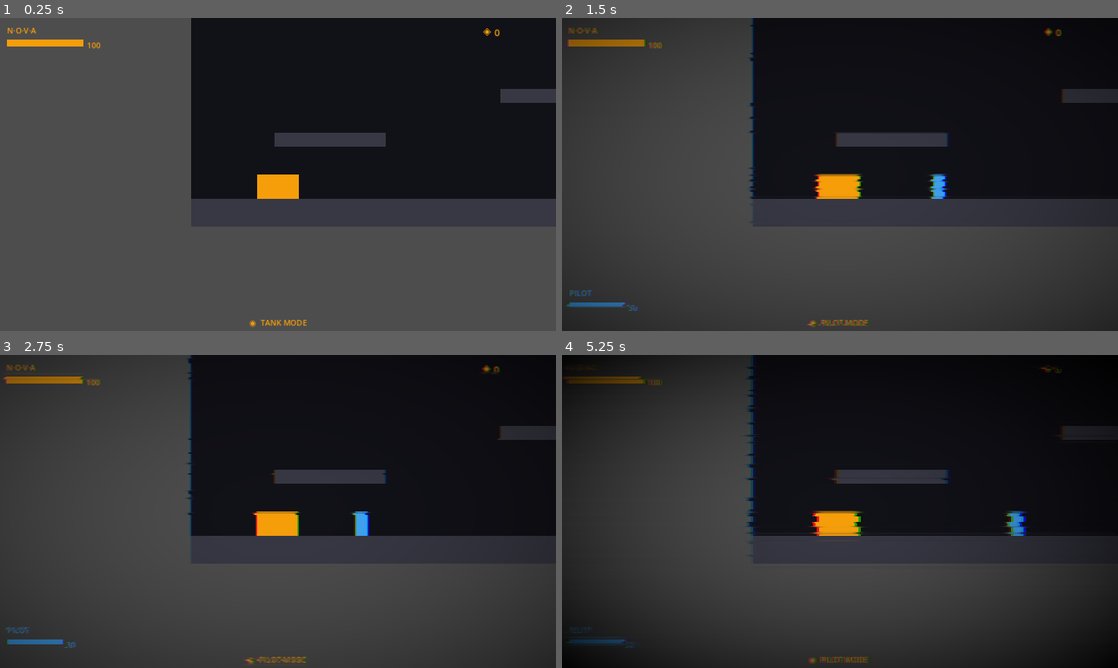
Above: before the commit, frames 1-4 (two rows, left to right).
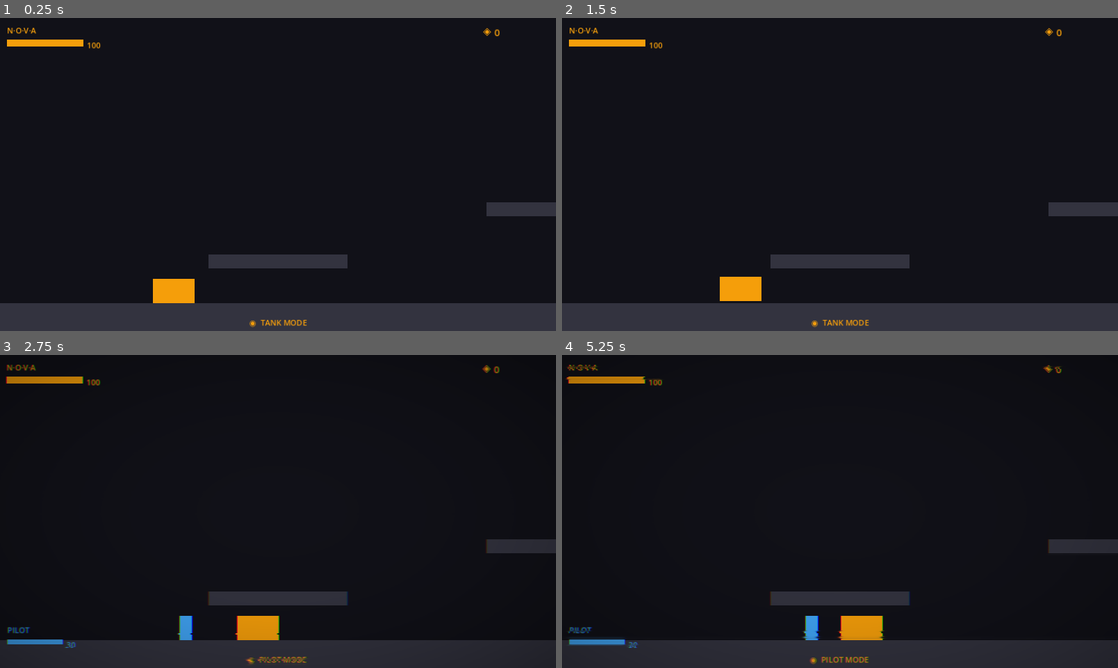
Above: after the commit, the same moments.

Repository: readycheck-studios/steeleternal
Game: Godot game, scene res://scenes/levels/TestRoom.tscn
The game is run twice, just before and just after one commit, with the same random seed, the same clock (stepped at 60 frames per second) and the same inputs.
Inputs:
- Up to frame 1 (0.25 s): no input
- Up to frame 2 (1.5 s): tap Enter at 0.5 s; hold Space (p_interact) 0.53-1.28 s; hold D (p_move_right) from 0.53 s (still down); tap W (p_jump) at 0.77 s; tap Space (p_interact) at 1.35 s
- Up to frame 3 (2.75 s): tap W (p_jump) at 1.52 s; release D (p_move_right) at 2.03 s; hold A (p_move_left) from 2.03 s (still down); hold Space (p_interact) from 2.03 s (still down)
- Up to frame 4 (5.25 s): release A (p_move_left) at 2.78 s; release Space (p_interact) at 2.78 s; hold D (p_move_right) 2.78-4.28 s; tap Space (p_interact) at 2.85, 4.35 s; tap W (p_jump) at 3.02, 3.77, 4.52 s; hold Space (p_interact) 3.53-4.28 s; hold A (p_move_left) 4.28-5.03 s; hold D (p_move_right) from 5.03 s (still down); hold Space (p_interact) from 5.03 s (still down)

The runs differ from the first frame. In frame 1, 63% of the frame differs, in the area x 0-100%, y 0-100%; in frame 2, 54%; in frame 3, 54%; in frame 4, 46%.

Commit message:
fix: expand TestRoom to 1920px, add camera limits and smoothing
- TestRoom: 1920x360 (3 screens wide), floor spans full width, 5 platforms
  distributed across room, player starts at x=200
- PlayerRoot CameraManager: limit_left/top=0, limit_right=1920,
  limit_bottom=360, position_smoothing_enabled=true at speed 6.0

Co-Authored-By: Claude Sonnet 4.6 <noreply@anthropic.com>

Diff:
--- a/godot/scenes/levels/TestRoom.tscn
+++ b/godot/scenes/levels/TestRoom.tscn
@@ -4,56 +4,37 @@
 [ext_resource type="PackedScene" path="res://scenes/ui/HUD.tscn" id="2_hud"]
 
 [sub_resource type="RectangleShape2D" id="RectangleShape2D_floor"]
-size = Vector2(640, 32)
+size = Vector2(1920, 32)
 
 [sub_resource type="RectangleShape2D" id="RectangleShape2D_platform"]
-size = Vector2(128, 16)
+size = Vector2(160, 16)
 
 [sub_resource type="RectangleShape2D" id="RectangleShape2D_wall"]
 size = Vector2(16, 360)
 
 [node name="TestRoom" type="Node2D"]
 
+; Dark background spanning full room width
 [node name="Background" type="Polygon2D" parent="."]
-polygon = PackedVector2Array(0, 0, 640, 0, 640, 360, 0, 360)
+polygon = PackedVector2Array(0, 0, 1920, 0, 1920, 360, 0, 360)
 color = Color(0.067, 0.067, 0.098, 1.0)
 z_index = -10
 
 [node name="WorldGeometry" type="Node2D" parent="."]
 
+; Floor
 [node name="Floor" type="StaticBody2D" parent="WorldGeometry"]
 collision_layer = 1
-position = Vector2(320, 344)
+position = Vector2(960, 344)
 
 [node name="CollisionShape2D" type="CollisionShape2D" parent="WorldGeometry/Floor"]
 shape = SubResource("RectangleShape2D_floor")
 
 [node name="Visual" type="Polygon2D" parent="WorldGeometry/Floor"]
-polygon = PackedVector2Array(-320, -16, 320, -16, 320, 16, -320, 16)
-color = Color(0.220, 0.220, 0.270, 1.0)
+polygon = PackedVector2Array(-960, -16, 960, -16, 960, 16, -960, 16)
+color = Color(0.200, 0.200, 0.250, 1.0)
 
-[node name="PlatformA" type="StaticBody2D" parent="WorldGeometry"]
-collision_layer = 1
-position = Vector2(160, 260)
-
-[node name="CollisionShape2D" type="CollisionShape2D" parent="WorldGeometry/PlatformA"]
-shape = SubResource("RectangleShape2D_platform")
-
-[node name="Visual" type="Polygon2D" parent="WorldGeometry/PlatformA"]
-polygon = PackedVector2Array(-64, -8, 64, -8, 64, 8, -64, 8)
-color = Color(0.220, 0.220, 0.270, 1.0)
-
-[node name="PlatformB" type="StaticBody2D" parent="WorldGeometry"]
-collision_layer = 1
-position = Vector2(420, 210)
-
-[node name="CollisionShape2D" type="CollisionShape2D" parent="WorldGeometry/PlatformB"]
-shape = SubResource("RectangleShape2D_platform")
-
-[node name="Visual" type="Polygon2D" parent="WorldGeometry/PlatformB"]
-polygon = PackedVector2Array(-64, -8, 64, -8, 64, 8, -64, 8)
-color = Color(0.220, 0.220, 0.270, 1.0)
-
+; Left wall
 [node name="WallLeft" type="StaticBody2D" parent="WorldGeometry"]
 collision_layer = 1
 position = Vector2(8, 180)
@@ -61,14 +42,71 @@
 [node name="CollisionShape2D" type="CollisionShape2D" parent="WorldGeometry/WallLeft"]
 shape = SubResource("RectangleShape2D_wall")
 
+; Right wall
 [node name="WallRight" type="StaticBody2D" parent="WorldGeometry"]
 collision_layer = 1
-position = Vector2(632, 180)
+position = Vector2(1912, 180)
 
 [node name="CollisionShape2D" type="CollisionShape2D" parent="WorldGeometry/WallRight"]
 shape = SubResource("RectangleShape2D_wall")
 
+; Platforms — spread across 1920px for tank + pilot to traverse
+[node name="Platform_A" type="StaticBody2D" parent="WorldGeometry"]
+collision_layer = 1
+position = Vector2(320, 280)
+
+[node name="CollisionShape2D" type="CollisionShape2D" parent="WorldGeometry/Platform_A"]
+shape = SubResource("RectangleShape2D_platform")
+
+[node name="Visual" type="Polygon2D" parent="WorldGeometry/Platform_A"]
+polygon = PackedVector2Array(-80, -8, 80, -8, 80, 8, -80, 8)
+color = Color(0.200, 0.200, 0.250, 1.0)
+
+[node name="Platform_B" type="StaticBody2D" parent="WorldGeometry"]
+collision_layer = 1
+position = Vector2(640, 220)
+
+[node name="CollisionShape2D" type="CollisionShape2D" parent="WorldGeometry/Platform_B"]
+shape = SubResource("RectangleShape2D_platform")
+
+[node name="Visual" type="Polygon2D" parent="WorldGeometry/Platform_B"]
+polygon = PackedVector2Array(-80, -8, 80, -8, 80, 8, -80, 8)
+color = Color(0.200, 0.200, 0.250, 1.0)
+
+[node name="Platform_C" type="StaticBody2D" parent="WorldGeometry"]
+collision_layer = 1
+position = Vector2(960, 280)
+
+[node name="CollisionShape2D" type="CollisionShape2D" parent="WorldGeometry/Platform_C"]
+shape = SubResource("RectangleShape2D_platform")
+
+[node name="Visual" type="Polygon2D" parent="WorldGeometry/Platform_C"]
+polygon = PackedVector2Array(-80, -8, 80, -8, 80, 8, -80, 8)
+color = Color(0.200, 0.200, 0.250, 1.0)
+
+[node name="Platform_D" type="StaticBody2D" parent="WorldGeometry"]
+collision_layer = 1
+position = Vector2(1280, 220)
+
+[node name="CollisionShape2D" type="CollisionShape2D" parent="WorldGeometry/Platform_D"]
+shape = SubResource("RectangleShape2D_platform")
+
+[node name="Visual" type="Polygon2D" parent="WorldGeometry/Platform_D"]
+polygon = PackedVector2Array(-80, -8, 80, -8, 80, 8, -80, 8)
+color = Color(0.200, 0.200, 0.250, 1.0)
+
+[node name="Platform_E" type="StaticBody2D" parent="WorldGeometry"]
+collision_layer = 1
+position = Vector2(1600, 280)
+
+[node name="CollisionShape2D" type="CollisionShape2D" parent="WorldGeometry/Platform_E"]
+shape = SubResource("RectangleShape2D_platform")
+
+[node name="Visual" type="Polygon2D" parent="WorldGeometry/Platform_E"]
+polygon = PackedVector2Array(-80, -8, 80, -8, 80, 8, -80, 8)
+color = Color(0.200, 0.200, 0.250, 1.0)
+
 [node name="PlayerRoot" parent="." instance=ExtResource("1_player")]
-position = Vector2(100, 300)
+position = Vector2(200, 300)
 
 [node name="HUD" parent="." instance=ExtResource("2_hud")]
--- a/godot/scenes/player/PlayerRoot.tscn
+++ b/godot/scenes/player/PlayerRoot.tscn
@@ -43,6 +43,12 @@
 color = Color(0.251, 0.647, 0.961, 1.0)
 
 [node name="CameraManager" type="Camera2D" parent="."]
+limit_left = 0
+limit_top = 0
+limit_right = 1920
+limit_bottom = 360
+position_smoothing_enabled = true
+position_smoothing_speed = 6.0
 
 [node name="RemoteTransform2D" type="RemoteTransform2D" parent="CameraManager"]
 
